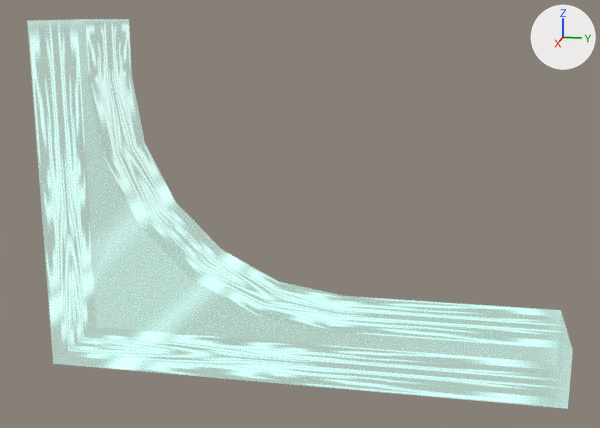
Two versions of the FBX model GRAVYRINTH/Assets/RINCK/object/0_object2.fbx, one commit apart.
Rendered twice from a camera (50 mm lens) standing at (2.245, 1.159, 1.016) and looking at (0.012, 0.712, 0.458). Every picture has the same lights, and +X, +Y and +Z are marked at upper right. Where no turn or scale is listed for an object, it has been applied to the vertices.

In view in the first picture: '0_object2'.
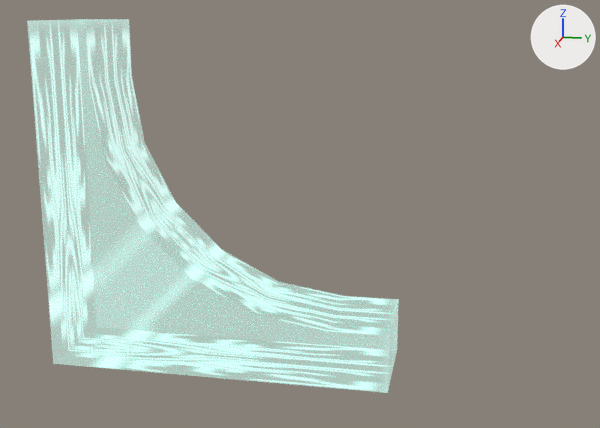
Where the change shows, as pixel boxes [x1, y1, x2, y2] in the pictures (600 x 428 px):
'0_object2', reshaped (32% narrower)
    before: [31, 26, 543, 402]
    after: [31, 33, 381, 389]
part 1 of me_0_object2, cut back
    before: [393, 301, 543, 402]

The edits, one by one:
me_0_object2 is used by ob_0_object2; location (0.0, 0.0, 0.0).
Verts and faces of me_0_object2; kept vertices keep their numbers, new ones are numbered from 26.
Before the commit, vertices of me_0_object2: 14 (0.15, 0.983, 0.003), 16 (-0.15, 0.983, 0.003), 18 (0.15, 0.983, 0.167), 20 (-0.15, 0.983, 0.167), 22 (0.15, 1.454, 0.003).
Before the commit, vertices of me_0_object2: 23 (-0.15, 1.454, 0.003), 24 (0.15, 1.454, 0.167), 25 (-0.15, 1.454, 0.167).
me_0_object2 had 26 vertices, 29 faces and spanned x -0.15..0.15, y -0.002..1.454, z 0.003..0.988.
me_0_object2 now has 22 vertices, 25 faces and spans x -0.15..0.15, y -0.002..0.983, z 0.003..0.988.
Part 1, on me_0_object2:
Vertices deleted: 22 to 25 (with the faces that use them).
New faces: (14, 16, 20, 18).
